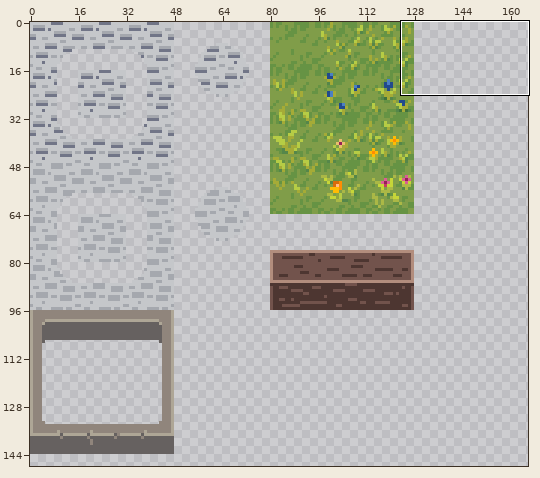
File history of a sprite sheet, Output/Assets/Maps/market_tileset.png. Above, an overview of the earlier version with the close-up marked.
Close-up. The starting point:
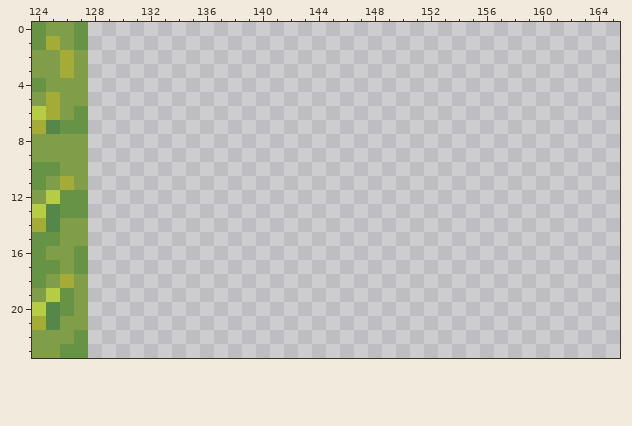
The file is 256x256 pixels. Shown: x 124..165, y 0..23. The wide view leaves out empty margins.
Once edited:
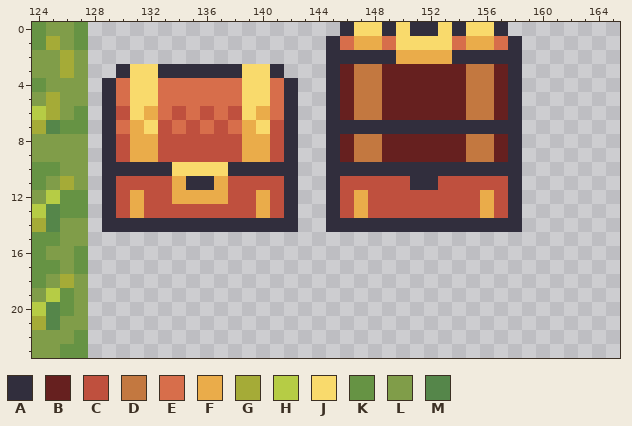
Palette (. is transparent): A #312e3d  B #66201f  C #bf503e  D #c37840  E #d76e4b  F #eaac4a  G #a5ab37  H #b6cc45  J #f9da6c  K #669344  L #809d49  M #55864a
Change:
@@ x 124..165 @@
- 0 KLLK......................................
- 1 KGLK......................................
- 2 LLGL......................................
- 3 LLGL......................................
- 4 KLLL......................................
- 5 LGLL......................................
- 6 HGLK......................................
- 7 GMKK......................................
- 8 LLLL......................................
- 9 LLLL......................................
-10 KKLL......................................
-11 KLGL......................................
-12 LHKK......................................
-13 HMKK......................................
-14 GMLL......................................
+ 0 KLLK..................AJJAJAAJAJJA........
+ 1 KGLK.................AEFFEJJJJEFFEA.......
+ 2 LLGL.................AAAAAFFFFAAAAA.......
+ 3 LLGL..AJJAAAAAAJJA...ABDDBBBBBBDDBA.......
+ 4 KLLL.AEJJEEEEEEJJEA..ABDDBBBBBBDDBA.......
+ 5 LGLL.AEJJEEEEEEJJEA..ABDDBBBBBBDDBA.......
+ 6 HGLK.ACJFECECECJFEA..ABDDBBBBBBDDBA.......
+ 7 GMKK.AEFJCECECEFJCA..AAAAAAAAAAAAAA.......
+ 8 LLLL.ACFFCCCCCCFFCA..ABDDBBBBBBDDBA.......
+ 9 LLLL.ACFFCCCCCCFFCA..ABDDBBBBBBDDBA.......
+10 KKLL.AAAAAJJJJAAAAA..AAAAAAAAAAAAAA.......
+11 KLGL.ACCCCFAAFCCCCA..ACCCCCAACCCCCA.......
+12 LHKK.ACFCCFFFFCCFCA..ACFCCCCCCCCFCA.......
+13 HMKK.ACFCCCCCCCCFCA..ACFCCCCCCCCFCA.......
+14 GMLL.AAAAAAAAAAAAAA..AAAAAAAAAAAAAA.......
 15 KKLL......................................
Boxes around the changes in both close-ups, in picture pixels (x1, y1, x2, y2):
added: (102, 22, 522, 232)
